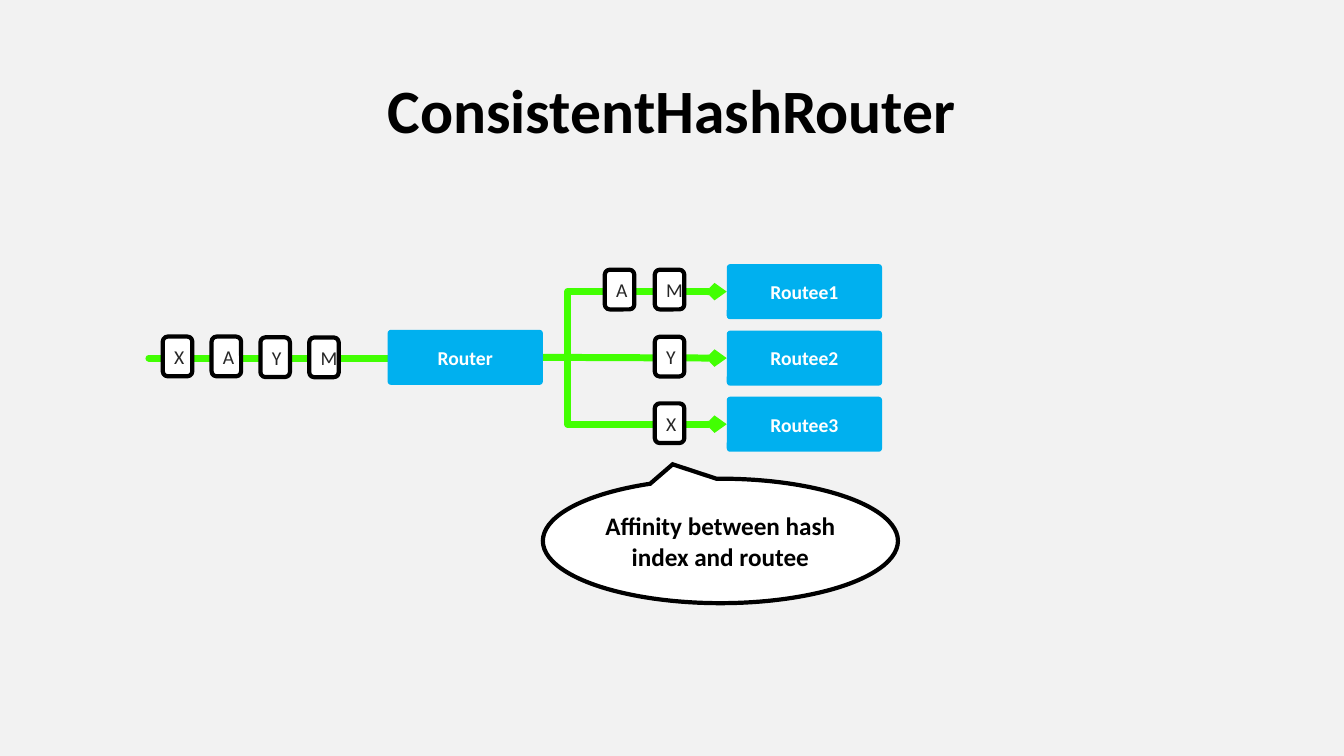
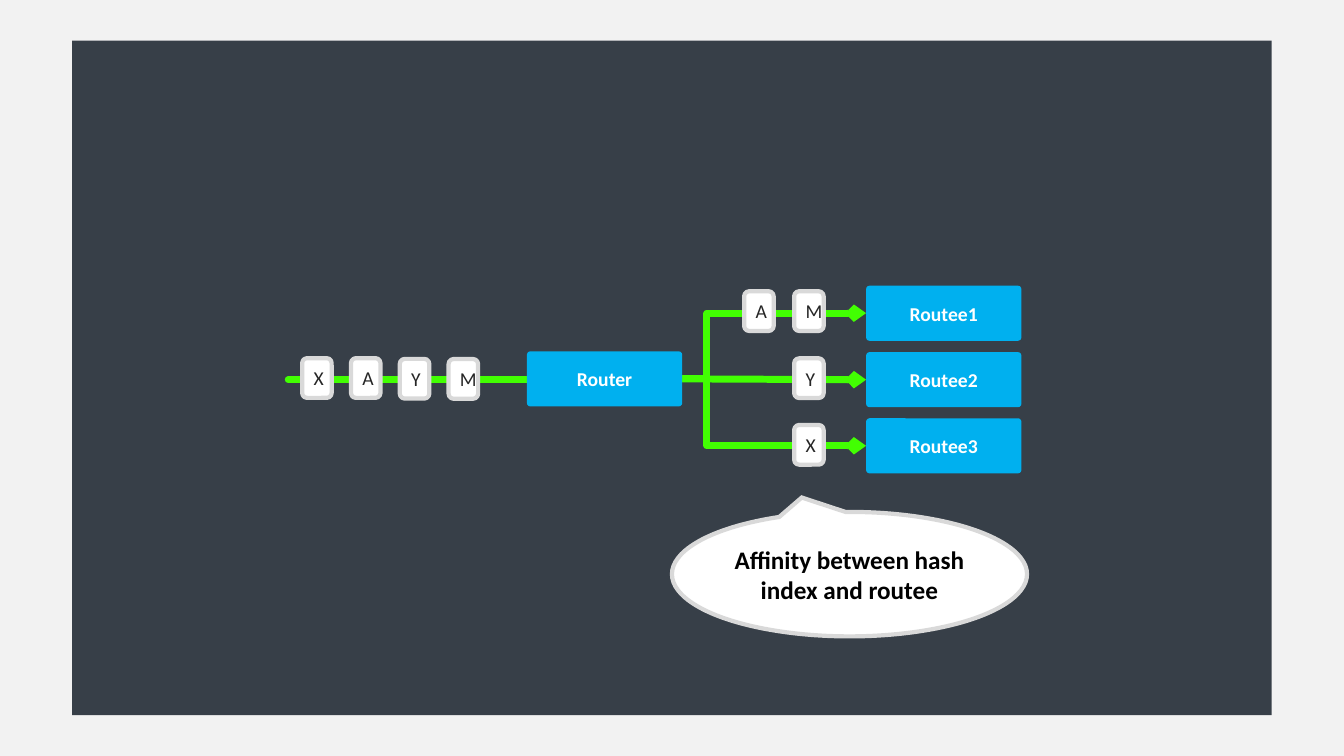
Before and after one commit to asynkron/website, a slide deck: slide 28 of media/logo.pptx. Drawn at 1344x756 pixels with LibreOffice and Linux fonts; fonts in the diff are those of the drawing. Boxes give left, top, right and bottom in pixels: in the first picture for what was removed or moved away, otherwise in the second. Text is boxed around its words. In the diff, an @@ line names an element or a change of style, - is before the commit and + after.

```diff
--- a/media/logo.pptx
+++ b/media/logo.pptx
@@ rectangle added at [73, 40, 1272, 715], fill #373F48 @@
@@ title removed at [388, 89, 955, 134] @@
-ConsistentHashRouter
@@ elbow arrow moved from (543, 358) - (727, 291) to (683, 379) - (866, 314) @@
@@ 12 rounded rectangles, 1 elbow arrow, 1 line, 1 arrow: place and size @@
-12 rounded rectangles, 1 elbow arrow, 1 line, 1 arrow at [149, 264, 882, 453]
+12 rounded rectangles, 1 elbow arrow, 1 line, 1 arrow at [288, 285, 1021, 474]
@@ outline #000000 3 pt to #D9D9D9 3 pt in 9 elements at [449, 359, 478, 398], [795, 291, 824, 331], [795, 358, 824, 397], [351, 358, 380, 397], [302, 358, 332, 397], [744, 291, 773, 331], [400, 359, 430, 398], [795, 425, 824, 465], [673, 512, 1027, 637] @@
@@ speech bubble "Affinity between hash index and ...": place and size @@
-speech bubble "Affinity between hash index and ..." at [543, 479, 898, 604]
+speech bubble "Affinity between hash index and ..." at [673, 512, 1027, 637]
```
Also in this commit, not shown: 8 other slides changed, 2 other files.
